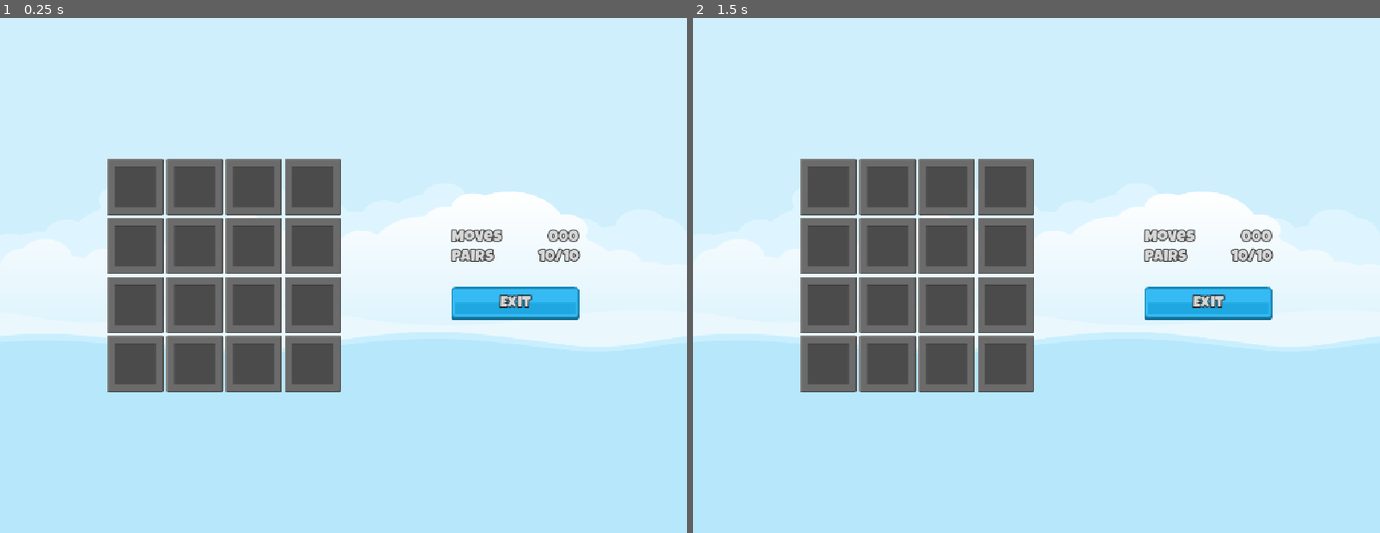
Above: before the commit, frames 1-2 (left to right).
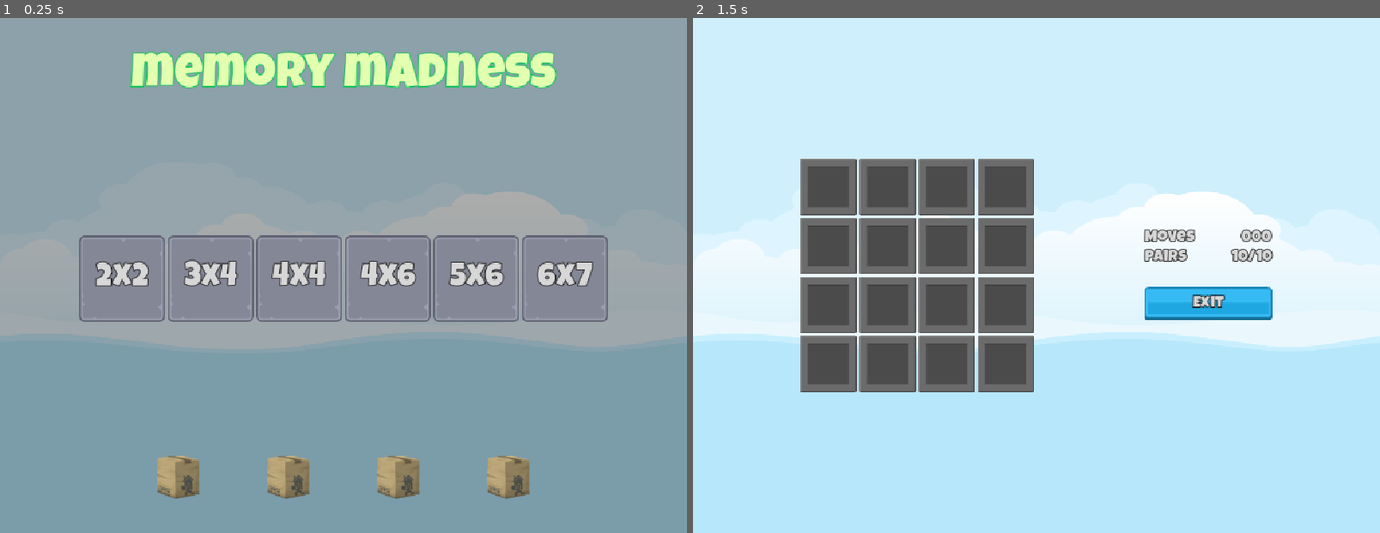
Above: after the commit, the same moments.

Repository: Kiermana/GodotGame3
Game: Godot game, scene res://Scenes/Master/master.tscn
Two runs of this game, one before a commit and one after it. Both use one fixed random seed, a clock stepped at 60 frames per second and the inputs below.
Inputs (mouse positions are in pixels of both pictures, inside the frame that each line leads up to):
- Up to frame 1 (0.25 s): no input
- Up to frame 2 (1.5 s): click (816, 280) at 0.5 s, where only the run after the commit has a clickable "2x2"; tap Enter at 1.25 s

The runs differ from the first frame. In frame 1, 100% of the frame differs, in the area x 0-100%, y 0-100%; in frame 2, nothing differs.

Commit message:
Level Selection

Diff:
--- /dev/null
+++ b/Classes/LevelSetting.gd
@@ -0,0 +1,19 @@
+class_name LevelSetting
+
+
+extends Resource
+
+
+@export var row_number: int = 2
+@export var column_number: int = 2
+
+var total_tiles: int:
+	get: return row_number * column_number
+
+var target_pairs: int:
+	get: return total_tiles / 2
+
+
+
+func _to_string() -> String:
+	return "%dx%d" % [row_number, column_number]
--- a/Globals/SignalHub.gd
+++ b/Globals/SignalHub.gd
@@ -1,11 +1,8 @@
 extends Node
 
 
-# Called when the node enters the scene tree for the first time.
-func _ready() -> void:
-	pass # Replace with function body.
+signal on_level_selected(level_setting: LevelSetting)
 
 
-# Called every frame. 'delta' is the elapsed time since the previous frame.
-func _process(delta: float) -> void:
-	pass
+func _emit_on_level_select(level_setting: LevelSetting) -> void:
+	on_level_selected.emit(level_setting)
--- /dev/null
+++ b/Scenes/Game/Game.gd
@@ -0,0 +1,11 @@
+extends Control
+
+
+# Called when the node enters the scene tree for the first time.
+func _ready() -> void:
+	SignalHub.on_level_selected.connect(on_level_select)
+
+
+# Called every frame. 'delta' is the elapsed time since the previous frame.
+func on_level_select(level_setting: LevelSetting) -> void:
+	print(level_setting)
--- a/Scenes/Game/Game.tscn
+++ b/Scenes/Game/Game.tscn
@@ -1,5 +1,6 @@
 [gd_scene format=3 uid="uid://5rq82ik7i04h"]
 
+[ext_resource type="Script" uid="uid://b6ukuqfnuv275" path="res://Scenes/Game/Game.gd" id="1_3k6gv"]
 [ext_resource type="PackedScene" uid="uid://cql5xay1b52lu" path="res://Scenes/MemoryTile/MemoryTile.tscn" id="1_y3kpf"]
 [ext_resource type="LabelSettings" uid="uid://kg8bj8mibql5" path="res://Resources/LabelWhite24.tres" id="2_3k6gv"]
 [ext_resource type="Texture2D" uid="uid://dk16kfwtqa4yi" path="res://Assets/ui/blue_button00.png" id="3_1q8bt"]
@@ -13,6 +14,7 @@
 anchor_bottom = 1.0
 grow_horizontal = 2
 grow_vertical = 2
+script = ExtResource("1_3k6gv")
 
 [node name="HB" type="HBoxContainer" parent="." unique_id=1300174908]
 layout_mode = 1
--- /dev/null
+++ b/Scenes/LevelButton/LevelButton.gd
@@ -0,0 +1,13 @@
+extends TextureButton
+
+@export var level_setting: LevelSetting
+@onready var label: Label = $Label
+
+
+# Called when the node enters the scene tree for the first time.
+func _ready() -> void:
+	label.text = str(level_setting)
+
+
+func _on_pressed() -> void:
+	SignalHub._emit_on_level_select(level_setting)
--- a/Scenes/LevelButton/LevelButton.tscn
+++ b/Scenes/LevelButton/LevelButton.tscn
@@ -4,6 +4,12 @@
 [ext_resource type="Texture2D" uid="uid://b8n874uu1887m" path="res://Assets/ui/level_select_frame_select_128.png" id="2_anpwf"]
 [ext_resource type="Texture2D" uid="uid://csyrgkk7bmaer" path="res://Assets/ui/level_select_frame_hover_128.png" id="3_uqdhg"]
 [ext_resource type="LabelSettings" uid="uid://cjxacuhvmjmbf" path="res://Resources/LabelWhite48.tres" id="4_anpwf"]
+[ext_resource type="Script" uid="uid://bb4hixhq1k6gp" path="res://Scenes/LevelButton/LevelButton.gd" id="4_uqdhg"]
+[ext_resource type="Script" uid="uid://b3prtmlf3yvu" path="res://Classes/LevelSetting.gd" id="5_ufld2"]
+
+[sub_resource type="Resource" id="Resource_ufld2"]
+script = ExtResource("5_ufld2")
+metadata/_custom_type_script = "uid://b3prtmlf3yvu"
 
 [node name="LevelButton" type="TextureButton" unique_id=1345268547]
 offset_right = 40.0
@@ -11,6 +17,8 @@
 texture_normal = ExtResource("1_3r2e7")
 texture_pressed = ExtResource("2_anpwf")
 texture_hover = ExtResource("3_uqdhg")
+script = ExtResource("4_uqdhg")
+level_setting = SubResource("Resource_ufld2")
 
 [node name="Label" type="Label" parent="." unique_id=1670950960]
 layout_mode = 1
@@ -29,3 +37,5 @@
 label_settings = ExtResource("4_anpwf")
 horizontal_alignment = 1
 vertical_alignment = 1
+
+[connection signal="pressed" from="." to="." method="_on_pressed"]
--- a/Scenes/Main/Main.tscn
+++ b/Scenes/Main/Main.tscn
@@ -2,7 +2,38 @@
 
 [ext_resource type="LabelSettings" uid="uid://xtbgofn3tw5s" path="res://Resources/TitleLabel.tres" id="1_cmk6n"]
 [ext_resource type="PackedScene" uid="uid://bbi6hton1rsj" path="res://Scenes/LevelButton/LevelButton.tscn" id="2_i3fi7"]
+[ext_resource type="Script" uid="uid://b3prtmlf3yvu" path="res://Classes/LevelSetting.gd" id="3_i3fi7"]
 [ext_resource type="PackedScene" uid="uid://2juealdyrtgy" path="res://Scenes/FrontSprite/FrontSprite.tscn" id="3_o8wgc"]
+
+[sub_resource type="Resource" id="Resource_vq23j"]
+script = ExtResource("3_i3fi7")
+row_number = 3
+column_number = 4
+metadata/_custom_type_script = "uid://b3prtmlf3yvu"
+
+[sub_resource type="Resource" id="Resource_f3hoe"]
+script = ExtResource("3_i3fi7")
+row_number = 4
+column_number = 4
+metadata/_custom_type_script = "uid://b3prtmlf3yvu"
+
+[sub_resource type="Resource" id="Resource_av24y"]
+script = ExtResource("3_i3fi7")
+row_number = 4
+column_number = 6
+metadata/_custom_type_script = "uid://b3prtmlf3yvu"
+
+[sub_resource type="Resource" id="Resource_g3hbx"]
+script = ExtResource("3_i3fi7")
+row_number = 5
+column_number = 6
+metadata/_custom_type_script = "uid://b3prtmlf3yvu"
+
+[sub_resource type="Resource" id="Resource_8m0i8"]
+script = ExtResource("3_i3fi7")
+row_number = 6
+column_number = 7
+metadata/_custom_type_script = "uid://b3prtmlf3yvu"
 
 [node name="Main" type="Control" unique_id=981559591]
 layout_mode = 3
@@ -53,18 +84,23 @@
 
 [node name="LevelButton2" parent="VB/HBLevels" unique_id=42734048 instance=ExtResource("2_i3fi7")]
 layout_mode = 2
+level_setting = SubResource("Resource_vq23j")
 
 [node name="LevelButton3" parent="VB/HBLevels" unique_id=1219227819 instance=ExtResource("2_i3fi7")]
 layout_mode = 2
+level_setting = SubResource("Resource_f3hoe")
 
 [node name="LevelButton4" parent="VB/HBLevels" unique_id=1001247894 instance=ExtResource("2_i3fi7")]
 layout_mode = 2
+level_setting = SubResource("Resource_av24y")
 
 [node name="LevelButton5" parent="VB/HBLevels" unique_id=1248237425 instance=ExtResource("2_i3fi7")]
 layout_mode = 2
+level_setting = SubResource("Resource_g3hbx")
 
 [node name="LevelButton6" parent="VB/HBLevels" unique_id=22804223 instance=ExtResource("2_i3fi7")]
 layout_mode = 2
+level_setting = SubResource("Resource_8m0i8")
 
 [node name="HBSprites" type="HBoxContainer" parent="VB" unique_id=857634074]
 layout_mode = 2
--- /dev/null
+++ b/Scenes/Master/Master.gd
@@ -0,0 +1,20 @@
+extends Control
+
+@onready var main: Control = $Main
+@onready var game: Control = $Game
+
+# Called when the node enters the scene tree for the first time.
+func _ready() -> void:
+	show_game(false)
+	SignalHub.on_level_selected.connect(on_level_select)
+
+
+# Called every frame. 'delta' is the elapsed time since the previous frame.
+func on_level_select(level_setting: LevelSetting) -> void:
+	show_game(true)
+
+
+
+func show_game(shown: bool):
+	game.visible = shown
+	main.visible = !shown
--- a/Scenes/Master/master.tscn
+++ b/Scenes/Master/master.tscn
@@ -1,6 +1,7 @@
 [gd_scene format=3 uid="uid://d4jyqyarq3h8w"]
 
 [ext_resource type="Texture2D" uid="uid://dhg5hikctmh0" path="res://Assets/images/backgroundEmpty.png" id="1_a4gx0"]
+[ext_resource type="Script" uid="uid://xs58eq7e3tua" path="res://Scenes/Master/Master.gd" id="1_f3hoe"]
 [ext_resource type="PackedScene" uid="uid://c4fyfnu4l4ki7" path="res://Scenes/Main/Main.tscn" id="2_vq23j"]
 [ext_resource type="PackedScene" uid="uid://5rq82ik7i04h" path="res://Scenes/Game/Game.tscn" id="3_vq23j"]
 
@@ -11,6 +12,7 @@
 anchor_bottom = 1.0
 grow_horizontal = 2
 grow_vertical = 2
+script = ExtResource("1_f3hoe")
 
 [node name="TextureRect" type="TextureRect" parent="." unique_id=354992736]
 layout_mode = 1
Not shown, added: Classes/LevelSetting.gd.uid
Not shown, added: Scenes/Game/Game.gd.uid
Not shown, added: Scenes/LevelButton/LevelButton.gd.uid
Not shown, added: Scenes/Master/Master.gd.uid
Not shown: 1 places in Scenes/Master/master.tscn that only renumber resources
